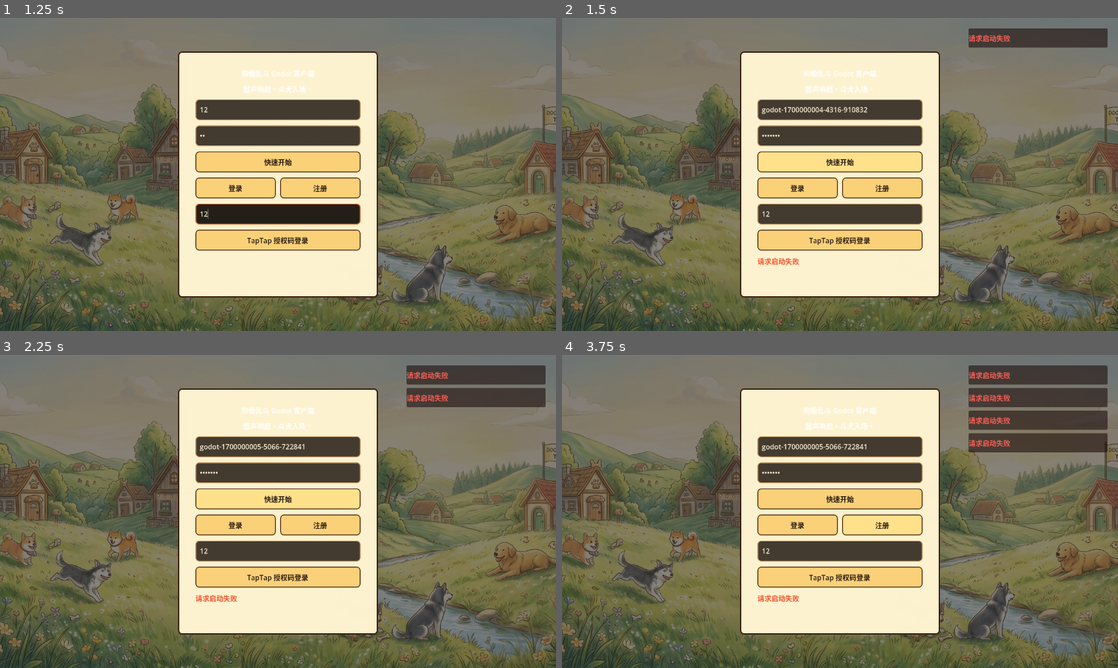
Above: before the commit, frames 1-4 (two rows, left to right).
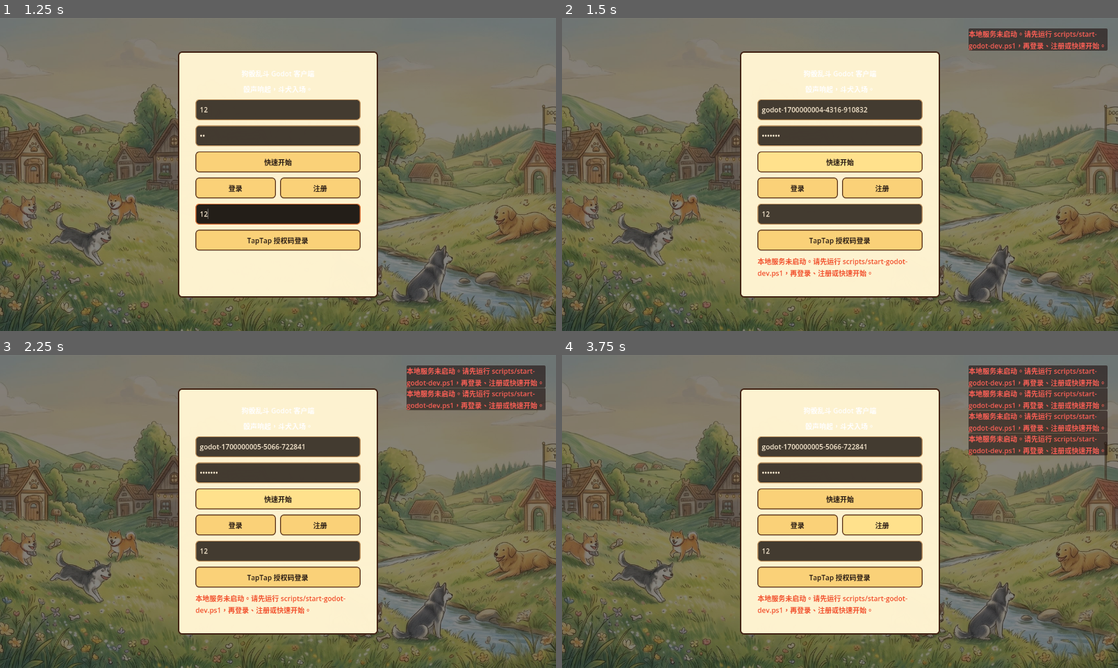
Above: after the commit, the same moments.

Repository: DerecoL/DogFight
Game: Godot game, scene res://scenes/Main.tscn
Two runs of this game, one before a commit and one after it. Both use one fixed random seed, a clock stepped at 60 frames per second and the inputs below.
Inputs (mouse positions are in pixels of both pictures, inside the frame that each line leads up to):
- Up to frame 1 (1.25 s): click (278, 108) at 0.52 s; type "12" at 0.6 s; click (278, 136) at 0.75 s; type "12" at 0.83 s; click (278, 215) at 0.98 s; type "12" at 1.07 s
- Up to frame 2 (1.5 s): click "快速开始" at 1.25 s
- Up to frame 3 (2.25 s): click "快速开始" at 2 s
- Up to frame 4 (3.75 s): click "登录" at 2.75 s; click "注册" at 3.5 s

Frame 1 is identical in both runs. In frame 2, 1.4% of the frame differs, in the area x 35-99%, y 4-83%; in frame 3, 2.2%; in frame 4, 3.9%.

Commit message:
Show Godot local API startup hint

Diff:
--- a/godot-client/scripts/api/ApiClient.gd
+++ b/godot-client/scripts/api/ApiClient.gd
@@ -30,15 +30,25 @@
 	var start_error := http.request(url, headers, method, payload)
 	if start_error != OK:
 		http.queue_free()
-		var failed := {"ok": false, "status": 0, "error": "请求启动失败", "data": {}}
-		_finish_request(path, false, 0, failed)
-		return failed
+		var start_failed := {"ok": false, "status": 0, "error": _local_service_unavailable_message(), "data": {}}
+		_finish_request(path, false, 0, start_failed)
+		return start_failed
 	var response: Array = await http.request_completed
 	var status := int(response[1])
 	var response_headers: PackedStringArray = response[2]
 	var bytes: PackedByteArray = response[3]
 	_capture_cookie(response_headers)
 	var text := bytes.get_string_from_utf8()
+	if status == 0:
+		http.queue_free()
+		var connection_failed := {"ok": false, "status": status, "error": _local_service_unavailable_message(), "data": {}}
+		_finish_request(path, false, status, connection_failed)
+		return connection_failed
+	if text.strip_edges().is_empty():
+		http.queue_free()
+		var empty_response := {"ok": false, "status": status, "error": "服务端返回空响应，请确认本地服务状态", "data": {}}
+		_finish_request(path, false, status, empty_response)
+		return empty_response
 	var parsed = JSON.parse_string(text)
 	var data: Dictionary = parsed if parsed is Dictionary else {}
 	var ok := status >= 200 and status < 300
@@ -73,6 +83,9 @@
 	if not is_loading():
 		loading_changed.emit(false)
 
+func _local_service_unavailable_message() -> String:
+	return "本地服务未启动。请先运行 scripts/start-godot-dev.ps1，再登录、注册或快速开始。"
+
 func _capture_cookie(headers: PackedStringArray) -> void:
 	for header in headers:
 		var lower := header.to_lower()
--- /dev/null
+++ b/godot-client/scripts/tests/api_unavailable_hint_smoke.gd
@@ -0,0 +1,31 @@
+extends SceneTree
+
+const ApiClient := preload("res://scripts/api/ApiClient.gd")
+
+func _init() -> void:
+	_run()
+
+func _run() -> void:
+	var api := ApiClient.new()
+	api.configure("http://127.0.0.1:47999/api")
+	api.timeout_seconds = 1.0
+	root.add_child(api)
+	await process_frame
+	var response: Dictionary = await api.get_json("/me")
+	if bool(response.get("ok", true)):
+		_fail("Unavailable API request must fail")
+		return
+	var error := str(response.get("error", ""))
+	for expected in ["本地服务未启动", "start-godot-dev.ps1"]:
+		if not error.contains(expected):
+			_fail("Unavailable API error must mention %s, got: %s" % [expected, error])
+			return
+	api.queue_free()
+	for _frame in range(5):
+		await process_frame
+	print("Godot API unavailable hint smoke passed")
+	quit(0)
+
+func _fail(message: String) -> void:
+	push_error(message)
+	quit(1)
